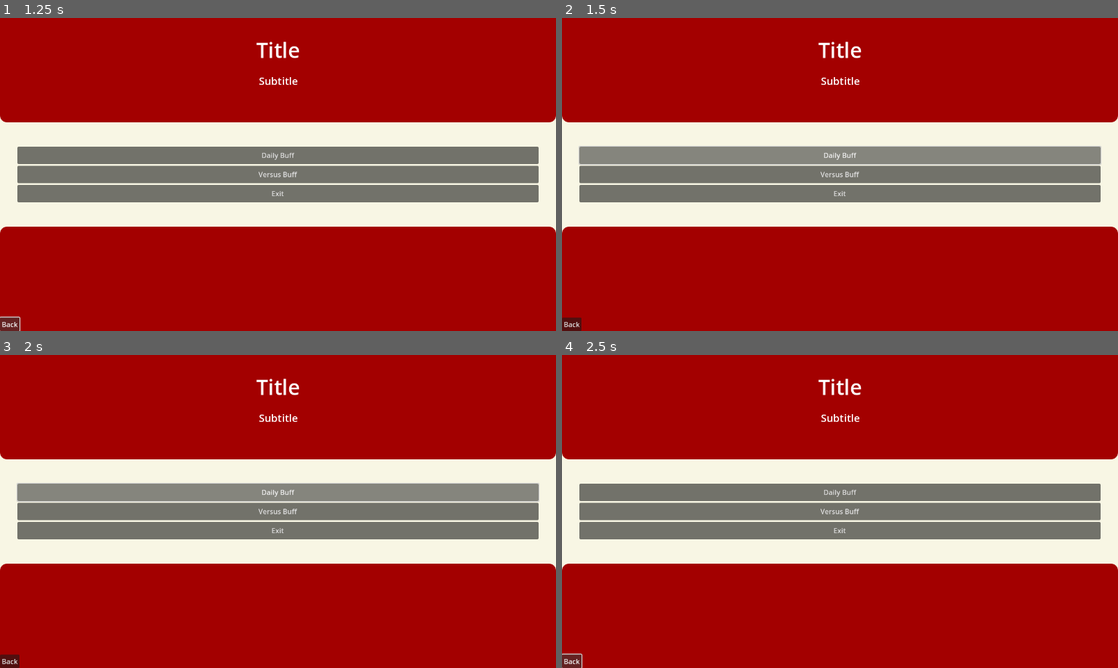
Above: before the commit, frames 1-4 (two rows, left to right).
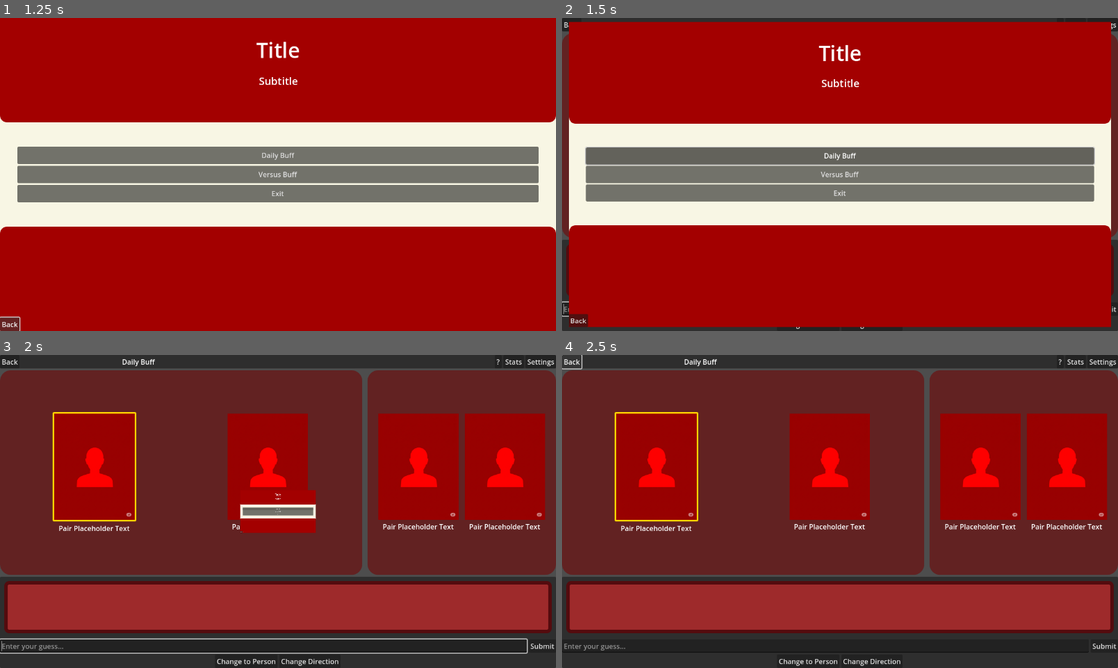
Above: after the commit, the same moments.

Repository: PlanetAriumGameStudio/movie-bluff-gameapp
Game: Godot game, scene res://scenes/menus/main_menu/main_menu.tscn
Same seed, same stepped clock (60 frames per second), same inputs: the game is played once before the commit and once after it. This scene is started directly instead of the project's main scene.
Inputs:
- Up to frame 1 (1.25 s): click "Back" at 0.5 s
- Up to frame 2 (1.5 s): click "Daily Buff" at 1.25 s
- Up to frame 3 (2 s): no input
- Up to frame 4 (2.5 s): click "Back" at 2 s

Frame 1 is identical in both runs. In frame 2, 13% of the frame differs, in the area x 0-100%, y 0-100%; in frame 3, 92%; in frame 4, 92%.

Commit message:
chore: finish refactor

Diff:
--- /dev/null
+++ b/scenes/game_scenes/daily_game.tscn
@@ -0,0 +1,39 @@
+[gd_scene load_steps=6 format=3 uid="uid://dojmsk7pc523a"]
+
+[ext_resource type="Script" uid="uid://c5pebfev7b8he" path="res://scripts/game_scenes/daily_game.gd" id="1_8tb7p"]
+[ext_resource type="PackedScene" uid="uid://lx8q2ejyh8fo" path="res://scenes/game_scenes/base_game.tscn" id="1_heer1"]
+[ext_resource type="PackedScene" uid="uid://gou6m2qym2gd" path="res://scenes/game_scenes/daily_path.tscn" id="2_heer1"]
+[ext_resource type="PackedScene" uid="uid://dtjpcnacdl0pk" path="res://scenes/game_scenes/movie_person_pair.tscn" id="3_xakyb"]
+[ext_resource type="PackedScene" uid="uid://bo8gaqlalrqy4" path="res://scenes/menus/daily_submission_popup/bar_chart.tscn" id="4_6rhka"]
+
+[node name="DailyGame" instance=ExtResource("1_heer1")]
+script = ExtResource("1_8tb7p")
+
+[node name="GameboardHBoxContainer" type="HSplitContainer" parent="MainVBoxContainer/Body" index="0"]
+unique_name_in_owner = true
+layout_mode = 2
+split_offset = 200
+
+[node name="StartingPair" parent="MainVBoxContainer/Body/GameboardHBoxContainer" index="0" instance=ExtResource("3_xakyb")]
+unique_name_in_owner = true
+layout_mode = 2
+
+[node name="FinishingPair" parent="MainVBoxContainer/Body/GameboardHBoxContainer" index="1" instance=ExtResource("3_xakyb")]
+unique_name_in_owner = true
+layout_mode = 2
+
+[node name="DailyPath" parent="MainVBoxContainer/Footer/FooterVBox" index="0" instance=ExtResource("2_heer1")]
+unique_name_in_owner = true
+layout_mode = 2
+
+[node name="VBoxContainer" parent="GameCompletionPopup" index="1"]
+offset_right = 185.0
+
+[node name="BarChart" parent="GameCompletionPopup/VBoxContainer/ResultsContainer" index="0" instance=ExtResource("4_6rhka")]
+unique_name_in_owner = true
+layout_mode = 1
+
+[node name="DailySubmissionButton" type="Button" parent="GameCompletionPopup/VBoxContainer/HBoxContainer" index="1"]
+unique_name_in_owner = true
+layout_mode = 2
+text = "Submit"
--- a/scenes/game_scenes/daily_game_refactor.tscn
+++ /dev/null
@@ -1,39 +0,0 @@
-[gd_scene load_steps=6 format=3 uid="uid://dojmsk7pc523a"]
-
-[ext_resource type="PackedScene" uid="uid://lx8q2ejyh8fo" path="res://scenes/game_scenes/base_game.tscn" id="1_abcde"]
-[ext_resource type="Script" path="res://scripts/game_scenes/daily_game_refactor.gd" id="2_fghij"]
-[ext_resource type="PackedScene" uid="uid://dtjpcnacdl0pk" path="res://scenes/game_scenes/movie_person_pair.tscn" id="3_htbu1"]
-[ext_resource type="PackedScene" uid="uid://gou6m2qym2gd" path="res://scenes/game_scenes/daily_path.tscn" id="4_5nn11"]
-[ext_resource type="PackedScene" uid="uid://bo8gaqlalrqy4" path="res://scenes/menus/daily_submission_popup/bar_chart.tscn" id="5_y6n6x"]
-
-[node name="DailyGame" instance=ExtResource("1_abcde")]
-script = ExtResource("2_fghij")
-
-[node name="GameboardHBoxContainer" type="HSplitContainer" parent="MainVBoxContainer/Body" index="0"]
-unique_name_in_owner = true
-layout_mode = 2
-split_offset = 200
-
-[node name="StartingPair" parent="MainVBoxContainer/Body/GameboardHBoxContainer" index="0" instance=ExtResource("3_htbu1")]
-unique_name_in_owner = true
-layout_mode = 2
-
-[node name="FinishingPair" parent="MainVBoxContainer/Body/GameboardHBoxContainer" index="1" instance=ExtResource("3_htbu1")]
-unique_name_in_owner = true
-layout_mode = 2
-
-[node name="DailyPath" parent="MainVBoxContainer/Footer/FooterVBox" index="0" instance=ExtResource("4_5nn11")]
-unique_name_in_owner = true
-layout_mode = 2
-
-[node name="VBoxContainer" parent="GameCompletionPopup" index="1"]
-offset_right = 96.0
-
-[node name="BarChart" parent="GameCompletionPopup/VBoxContainer/ResultsContainer" index="0" instance=ExtResource("5_y6n6x")]
-unique_name_in_owner = true
-layout_mode = 1
-
-[node name="DailySubmissionButton" type="Button" parent="GameCompletionPopup/VBoxContainer/HBoxContainer" index="1"]
-unique_name_in_owner = true
-layout_mode = 2
-text = "Submit"
--- a/scenes/menus/main_menu/main_menu.tscn
+++ b/scenes/menus/main_menu/main_menu.tscn
@@ -8,7 +8,7 @@
 
 [node name="MainMenu" instance=ExtResource("1_kx65a")]
 script = ExtResource("2_flk2s")
-game_scene_path = "uid://nirrc311lvac"
+game_scene_path = "uid://dojmsk7pc523a"
 options_packed_scene = null
 
 [node name="BackgroundColour" type="Panel" parent="." index="0"]
Renamed: scripts/game_scenes/daily_game_refactor.gd -> scripts/game_scenes/daily_game.gd
Renamed: scripts/game_scenes/daily_game_refactor.gd.uid -> scripts/game_scenes/daily_game.gd.uid
